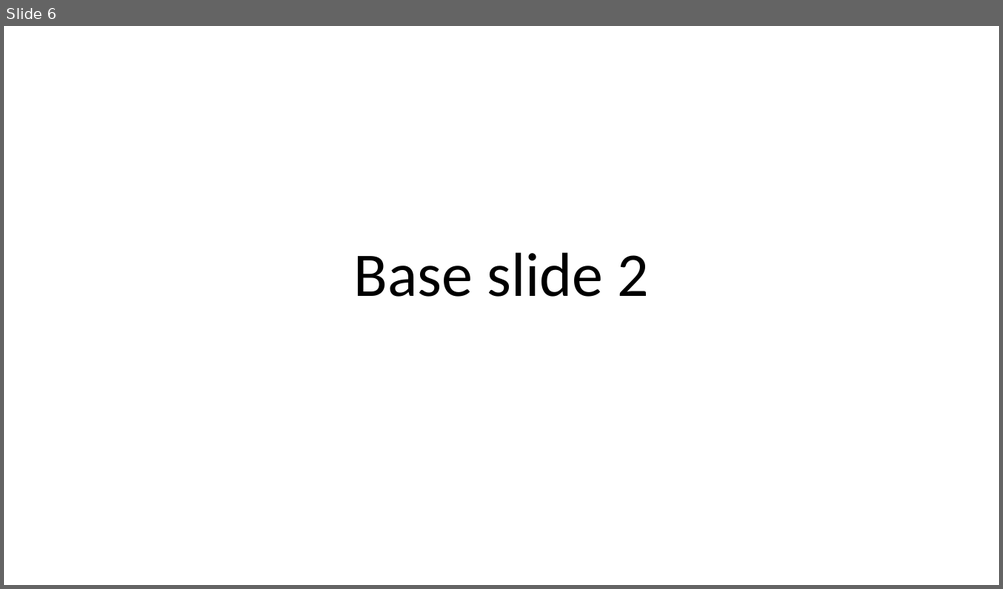
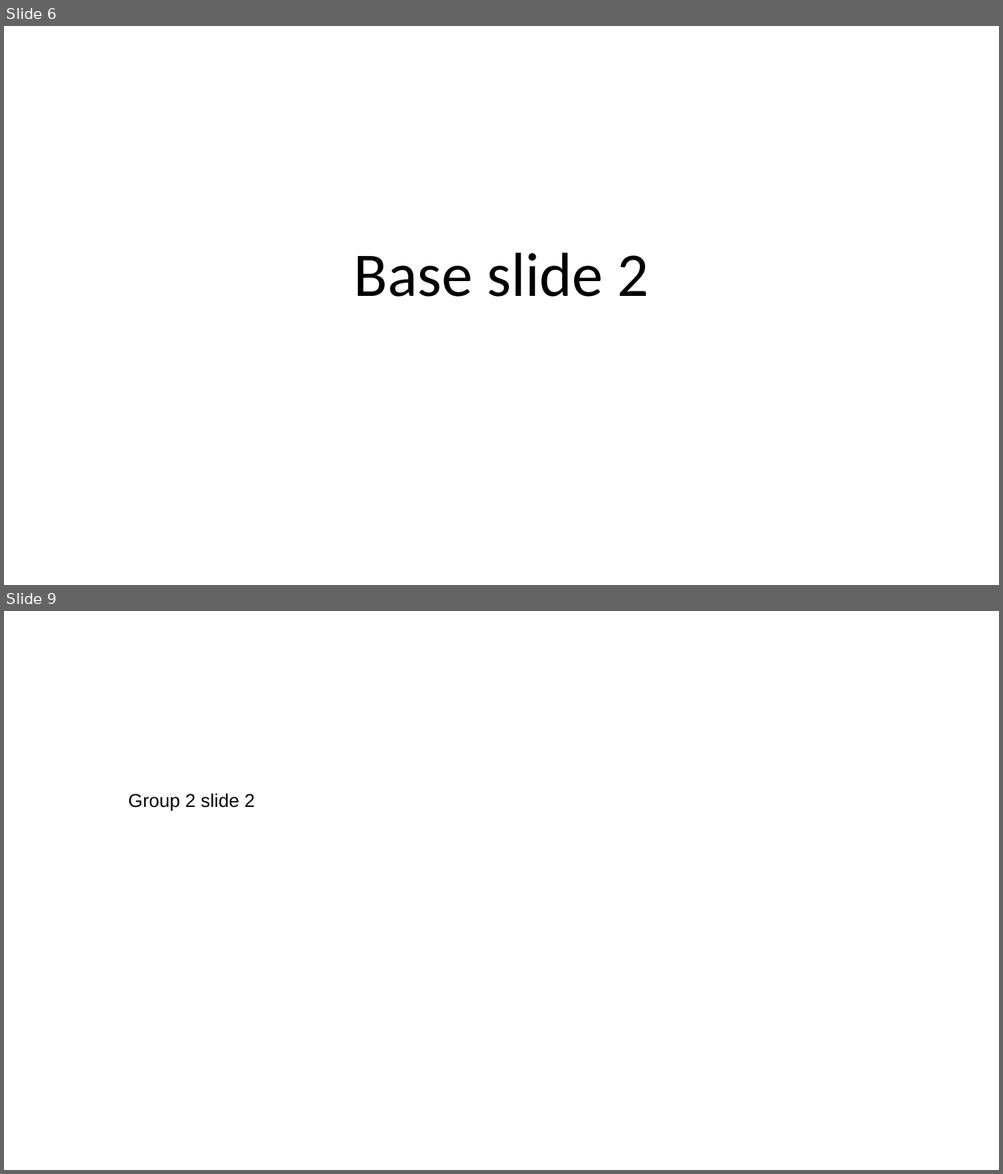
Before and after one commit to neopragma/docgen, a slide deck: spec/data/temp.pptx. Shown one above the other, each under a label of ours: slide 6 before the commit, slides 6 and 9 after it; the slides between them are not shown. The pictures are 1003x589 and 1003x1174 pixels, drawn with LibreOffice and Linux fonts; fonts in the diff are those of the drawing. Boxes give left, top, right and bottom in pixels: in the first picture for what was removed or moved away, otherwise in the second. Text is boxed around its words. In the diff, an @@ line names an element or a change of style, - is before the commit and + after.

```diff
--- a/spec/data/temp.pptx
+++ b/spec/data/temp.pptx
@@ slide 9 added at box(4, 611, 999, 1170), background #FFFFFF @@
@@ title added at box(128, 793, 255, 812), 18 pt, text #000000 @@
+Group 2 slide 2
```
Also in this commit, not shown: 3 other slides added, 4 other files.
